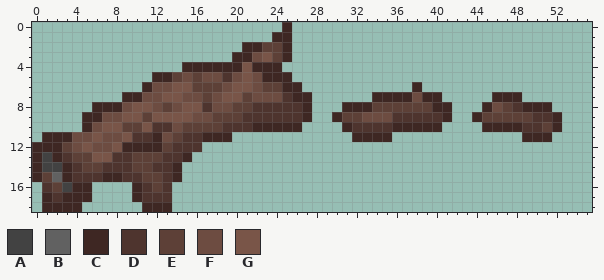
Pixel-art file: src/resources/log.aseprite. Above: the version before the commit.
56x19 pixels, 1 frame.
Palette (. is transparent): A #424242  B #616161  C #3e2723  D #4e342e  E #5d4037  F #6d4c41  G #795548
Pixels before, first column x 0:
 0 .........................C...........................
 1 ........................CC...........................
 2 .....................CCEEC...........................
 3 ....................CCFGEC...........................
 4 ...............CCCCCCGCCC............................
 5 ............CCEFEFFDFGFCCC...........................
 6 ...........CFFGGEEEFGGFEECC...........C..............
 7 .........CCFFGGFFEFGGEFFFDCC......CCCCFCC.....CCC....
 8 ......CCCFGGFEFGGDFFEEDDDDDC...CCCEEEEEECC...CFEDCCC.
 9 .....CCFFGGEGGGGFFEEEDDDDDDC..CEEFFFDDDDDC..CEEEEEDDC
10 .....CFGGEEGDDFEEEEDDDCCCCC....CDDDDCCCCC....CCCCDDEC
11 .CCCFFGFFGDDCFEDDCCC............CCCC.............CCC.
12 CCCEFGFFGCCCCEDDD....................................
13 CACDEEGGDDEEEDDC.....................................
14 CAACDEEDDDEEDDC......................................
15 CEBCDDDCCDDEEDC......................................
16 .DEACC....CDED.......................................
17 .CDCCC....CDDD.......................................
18 .CCCC......CCC.......................................
The result:
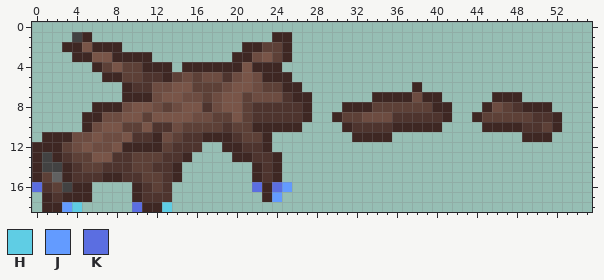
Colours new in this view: H #5fcde4  J #639bff  K #5b6ee1
The exact change:
layer "Layer 2" added
Changed rows in their new state; - is an unchanged pixel.
Layers "Layer 2", "Layer 1":
first column x 0:
 0 -------------------------.
 1 ----AC--------------------
 2 ---CCGCCC-----------------
 3 ----CCGGCCCC--------------
 4 ------CEGEECCC------------
 5 -------CCEEDD-------------
 6 ---------CDD--------------
 7 -----------C--------------
 8 -------------------GG-----
 9 --------------------GE----
10 --------------------EE----
11 --------------------DEEC--
12 -------------------CCDDC--
13 --------------------CCDDC-
14 ----------------------CDC-
15 ----------------------CDC-
16 K---------------------KCKJ
17 -----------------------CJ-
18 ---JH-----K--H------------
